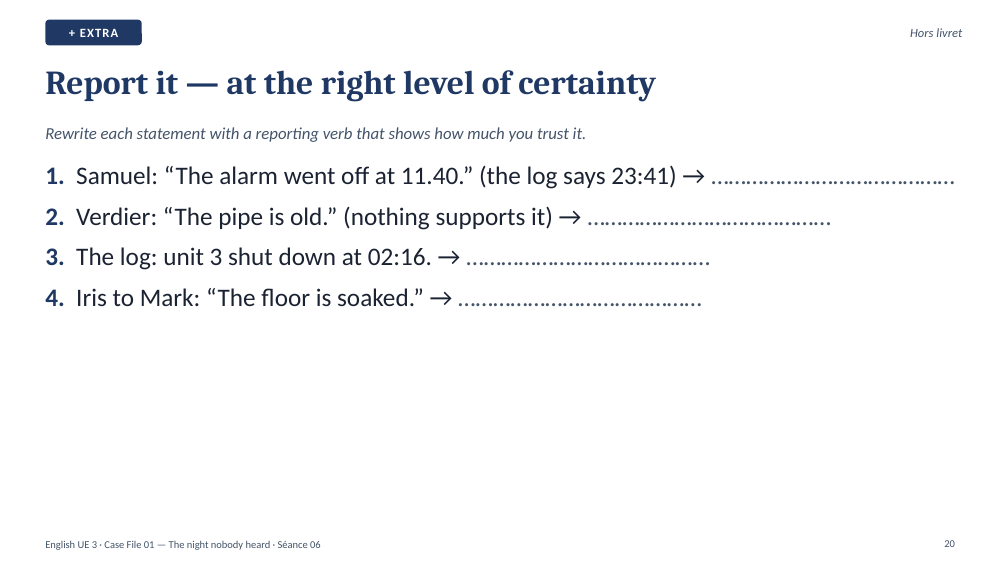
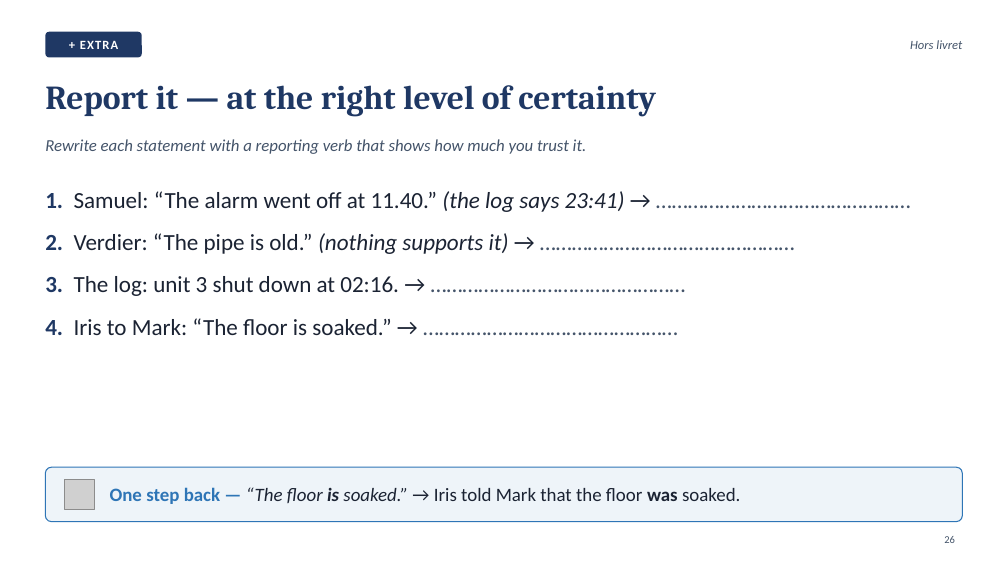
Before and after one commit to ajouniaux/talenleren, a slide deck: slide 26 of powerpoints/Seance_06_Scene3_The_log.pptx (slide 20 before the commit). Drawn at 1008x567 pixels with LibreOffice and Linux fonts; fonts in the diff are those of the drawing; grey boxes stand for pictures. Boxes give left, top, right and bottom in pixels: in the first picture for what was removed or moved away, otherwise in the second. Text is boxed around its words. In the diff, an @@ line names an element or a change of style, - is before the commit and + after.

```diff
--- a/powerpoints/Seance_06_Scene3_The_log.pptx
+++ b/powerpoints/Seance_06_Scene3_The_log.pptx
@@ 2 texts, 1 rounded rectangle: place and size @@
-2 texts, 1 rounded rectangle at box(45, 20, 962, 142)
+2 texts, 1 rounded rectangle at box(45, 32, 962, 154)
@@ title "Report it — at the ...": place and size @@
-title "Report it — at the ..." at box(45, 70, 656, 102)
+title "Report it — at the ..." at box(45, 85, 656, 117)
@@ text at box(45, 191, 625, 335): text changed; size 24 to 22 pt @@
-1. Samuel: “The alarm went off at 11.40.” (the log says 23:41) → ……………………………………
-2. Verdier: “The pipe is old.” (nothing supports it) → ……………………………………
-3. The log: unit 3 shut down at 02:16. → ……………………………………
-4. Iris to Mark: “The floor is soaked.” → ……………………………………
+1. Samuel: “The alarm went off at 11.40.” (the log says 23:41) → …………………………………………
+2. Verdier: “The pipe is old.” (nothing supports it) → …………………………………………
+3. The log: unit 3 shut down at 02:16. → …………………………………………
+4. Iris to Mark: “The floor is soaked.” → …………………………………………
@@ rounded rectangle added at box(45, 467, 963, 522), fill #2E75B6 at 8% opacity, outline #2E75B6 1 pt @@
@@ picture added at box(64, 479, 95, 510) @@
@@ text added at box(110, 487, 740, 504), 18 pt, text #1B2333 @@
+One step back — “The floor is soaked.” → Iris told Mark that the floor was soaked.
@@ page number added at box(944, 536, 955, 543), 10 pt, text #44546A @@
+26
@@ text removed at box(45, 540, 321, 550) @@
-English UE 3 · Case File 01 — The night nobody heard · Séance 06
@@ page number removed at box(944, 540, 955, 547) @@
-20
```
Also in this commit, not shown: 19 other slides changed, 9 slides added, 2 slides removed, 10 other files.
